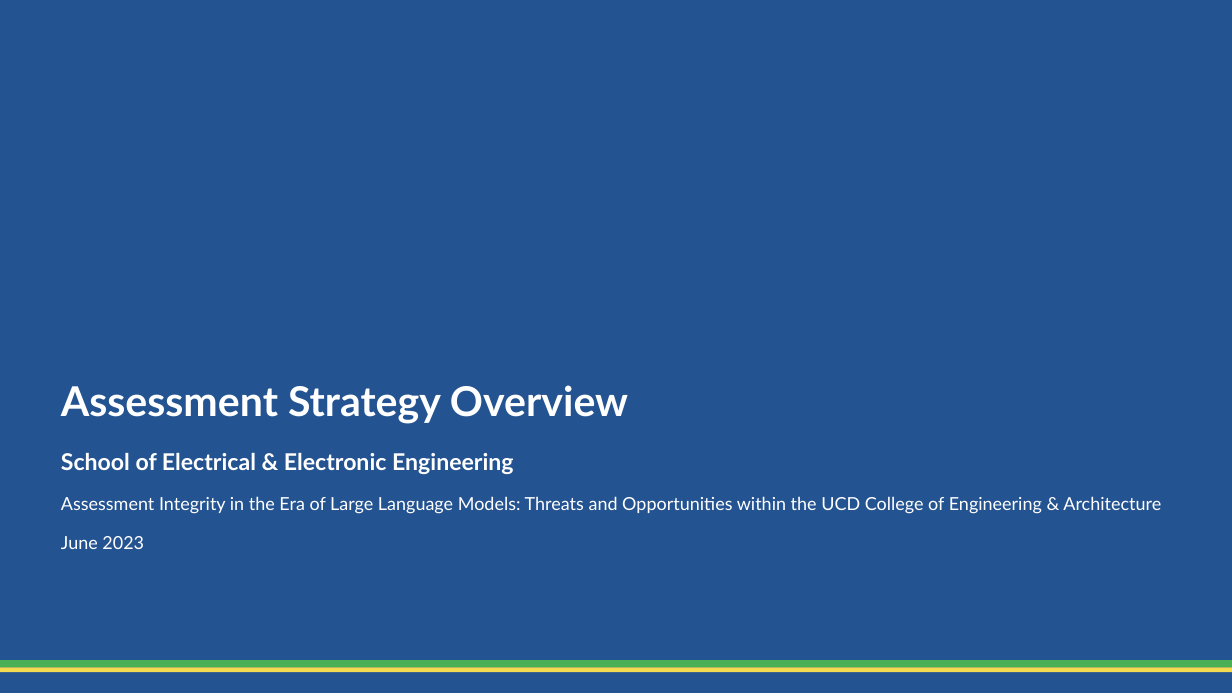
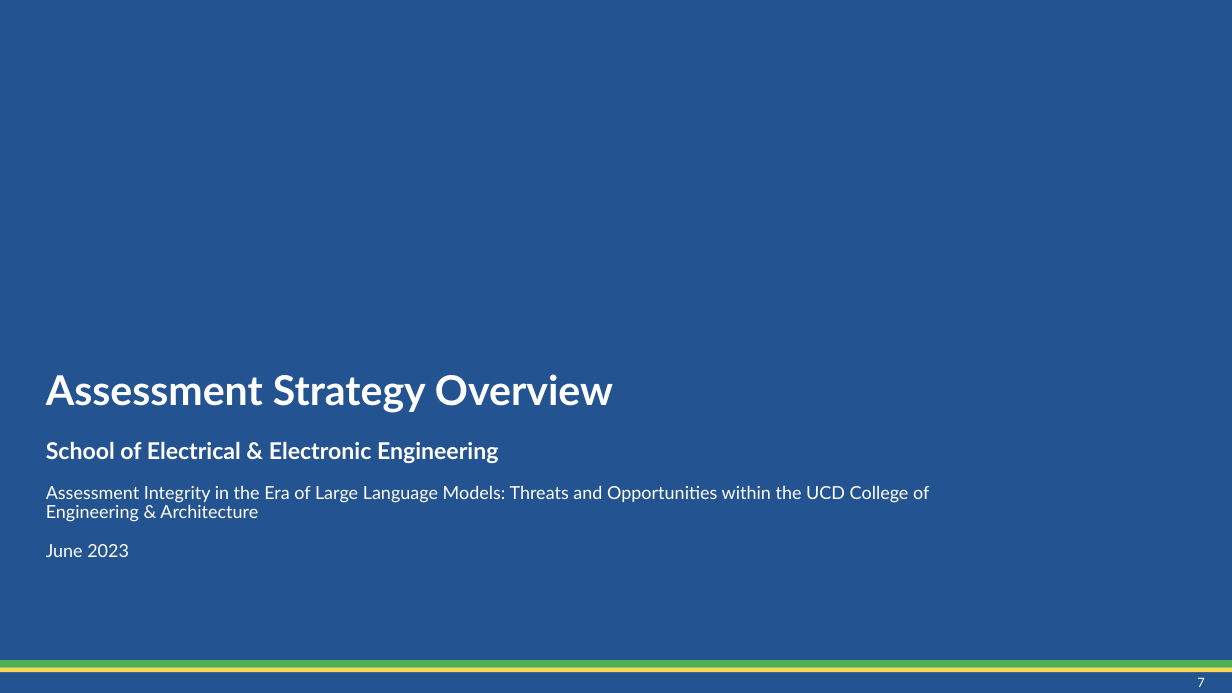
Before and after one commit to CathaloFaolain/ChatGPTAssessment, a slide deck: slide 7 of Slides/Schools Snapshot/AssessmentOverview_SEEE_202306.pptx (slide 6 before the commit). Drawn at 1232x693 pixels with LibreOffice and Linux fonts; fonts in the diff are those of the drawing; background and template pictures are left out. Boxes give left, top, right and bottom in pixels: in the first picture for what was removed or moved away, otherwise in the second. Text is boxed around its words. In the diff, an @@ line names an element or a change of style, - is before the commit and + after.

Commit message:
updated seee template, removed templates for other schools

```diff
--- a/Slides/Schools Snapshot/AssessmentOverview_SEEE_202306.pptx
+++ b/Slides/Schools Snapshot/AssessmentOverview_SEEE_202306.pptx
@@ title "Assessment Strategy Overview School of ..." rewrapped from (61, 385, 1161, 549) to (46, 374, 929, 557) @@
@@ page number added at (1197, 677, 1204, 687), 10 pt, text #FFFFFF @@
+7
```
Also in this commit, not shown: 5 other slides changed, 1 slide added, 5 other files.
